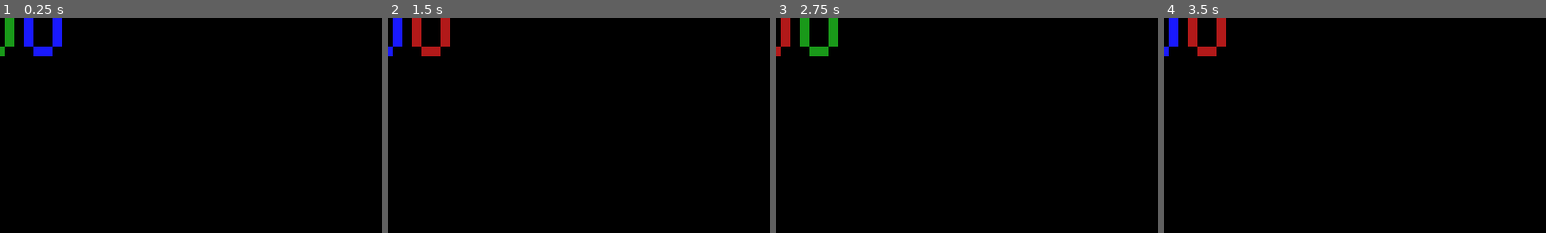
Above: before the commit, frames 1-4 (left to right).
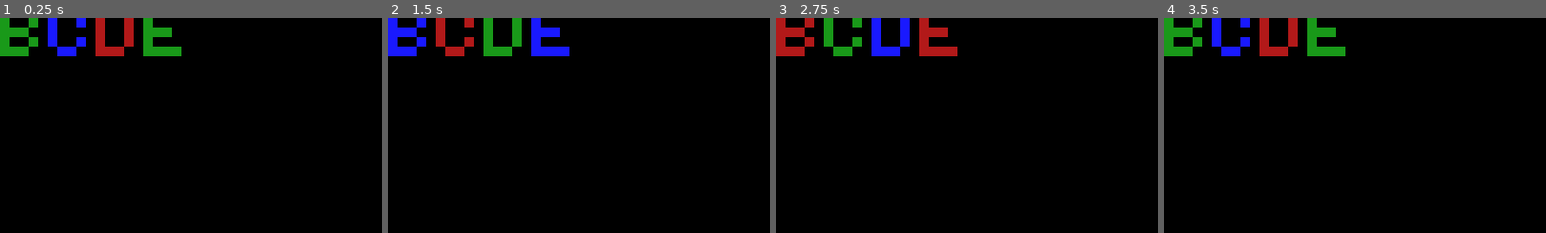
Above: after the commit, the same moments.

Repository: shoggoth/Crossfire
Game: Godot game, scene res://scene/tool/text_node.tscn
The game is run twice, just before and just after one commit, with the same random seed, the same clock (stepped at 60 frames per second) and the same inputs. The project has no main scene, so this scene is started directly.
Inputs:
- Up to frame 1 (0.25 s): no input
- Up to frame 2 (1.5 s): tap Enter (fire) at 0.5, 1.35 s; hold D (right) 0.53-1.28 s; tap Shift (bomb) at 0.6 s; hold S (down) from 1.28 s (still down)
- Up to frame 3 (2.75 s): tap Space at 2 s; release S (down) at 2.03 s; hold D (right) from 2.03 s (still down); tap Shift (bomb) at 2.1 s
- Up to frame 4 (3.5 s): release D (right) at 2.78 s; hold W (up) from 2.78 s (still down); tap Enter (fire) at 2.85 s
The pictures show only the part of the screen within x 0-50%, y 0-50%; the shares and areas given below are measured in that part.

The runs differ from the first frame. In frame 1, 4.1% of the frame differs, in the area x 0-48%, y 0-18%; in frame 2, 4.1%; in frame 3, 4.1%; in frame 4, 4.6%.

Commit message:
Shader to score label a la Defender

Diff:
--- a/scene/lantern.tscn
+++ b/scene/lantern.tscn
@@ -1,10 +1,17 @@
-[gd_scene load_steps=4 format=3 uid="uid://j0tn1hj0ork4"]
+[gd_scene load_steps=7 format=3 uid="uid://j0tn1hj0ork4"]
 
 [ext_resource type="Script" path="res://src/pickup.gd" id="1_el5mp"]
 [ext_resource type="Texture2D" uid="uid://e520v7tihr1p" path="res://gfx/Pickups.png" id="1_kma78"]
+[ext_resource type="Shader" path="res://shader/small_font.gdshader" id="3_nipu8"]
+[ext_resource type="Script" path="res://src/util/text_node.gd" id="4_welxe"]
 
 [sub_resource type="CircleShape2D" id="CircleShape2D_xiuwp"]
 radius = 3.0
+
+[sub_resource type="ShaderMaterial" id="ShaderMaterial_85dt8"]
+shader = ExtResource("3_nipu8")
+shader_parameter/offset = Vector2(0, 0)
+shader_parameter/time = 137
 
 [node name="Lantern" type="Area2D"]
 collision_layer = 4
@@ -17,4 +24,9 @@
 [node name="CollisionShape2D" type="CollisionShape2D" parent="."]
 shape = SubResource("CircleShape2D_xiuwp")
 
+[node name="Score" type="Node2D" parent="."]
+visible = false
+material = SubResource("ShaderMaterial_85dt8")
+script = ExtResource("4_welxe")
+
 [connection signal="body_entered" from="." to="." method="_on_body_entered"]
--- a/scene/tool/text_node.tscn
+++ b/scene/tool/text_node.tscn
@@ -3,14 +3,13 @@
 [ext_resource type="Shader" path="res://shader/small_font.gdshader" id="1_0ymlo"]
 [ext_resource type="Script" path="res://src/util/text_node.gd" id="1_72bmg"]
 
-[sub_resource type="ShaderMaterial" id="ShaderMaterial_5iw7c"]
+[sub_resource type="ShaderMaterial" id="ShaderMaterial_ojpho"]
 shader = ExtResource("1_0ymlo")
-shader_parameter/offset = Vector2(-10, 0)
-shader_parameter/time = 5047
+shader_parameter/offset = Vector2(-20, 0)
+shader_parameter/time = 968
 
 [node name="TextNode" type="Node2D"]
-material = SubResource("ShaderMaterial_5iw7c")
+material = SubResource("ShaderMaterial_ojpho")
 scale = Vector2(16, 16)
 script = ExtResource("1_72bmg")
-text = "100"
-cycle_speed = 3.0
+text = "100ABCDE"
--- a/shader/small_font.gdshader
+++ b/shader/small_font.gdshader
@@ -3,22 +3,24 @@
 uniform vec2 offset;
 varying flat float pos;
 
+const int num_colours = 3;
+
 void vertex() {
-	pos = VERTEX.x / -3.0;
+	pos = VERTEX.x / float(-num_colours);
 	VERTEX += offset;
 }
 
 uniform int time;
 
 void fragment() {
-	vec4 colours[3] = {
+	vec4 colours[num_colours] = {
 		vec4(0.7, 0.1, 0.1, 1.0),
 		vec4(0.1, 0.6, 0.1, 1.0),
 		vec4(0.1, 0.1, 1.0, 1.0)
 	};
 	vec4 c = texture(TEXTURE, UV);
 	float p = mod(pos, 1.0);
-	COLOR = c * ((colours[time % 3] * (step(0, p) - step(0.25, p)))
-	+ (colours[(time + 1) % 3] * (step(0.25, p) - step(0.5, p)))
-	+ (colours[(time + 2) % 3] * (step(0.5, p) - step(0.75, p))));
+	COLOR = c * ((colours[time % num_colours] * (step(0, p) - step(0.33, p)))
+	+ (colours[(time + 1) % num_colours] * (step(0.33, p) - step(0.66, p)))
+	+ (colours[(time + 2) % num_colours] * (step(0.66, p) - step(1.0, p))));
 }
--- a/src/pickup.gd
+++ b/src/pickup.gd
@@ -9,13 +9,15 @@
 var score_value: int
 
 
+func _ready():
+	$Score.text = str(score_value)
+
+
 func display_score_label():
 	$Sprite2D.hide()
-	var tn = TextNode.new()
-	tn.text = str(score_value)
-	add_child(tn)
+	$Score.show()
 
 
 func _on_body_entered(_body):
 	display_score_label()
-	#picked_up.emit(self)
+	picked_up.emit(self)
